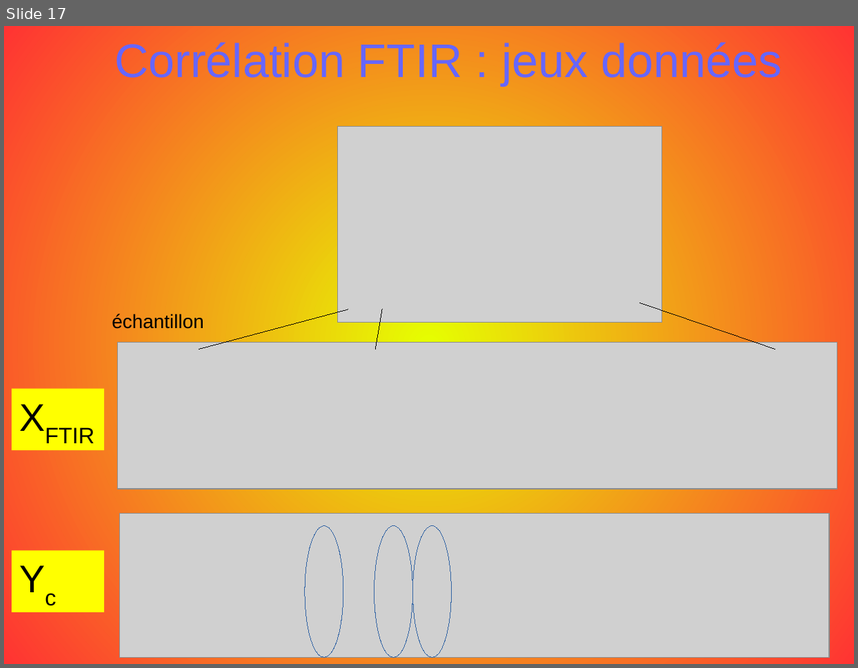
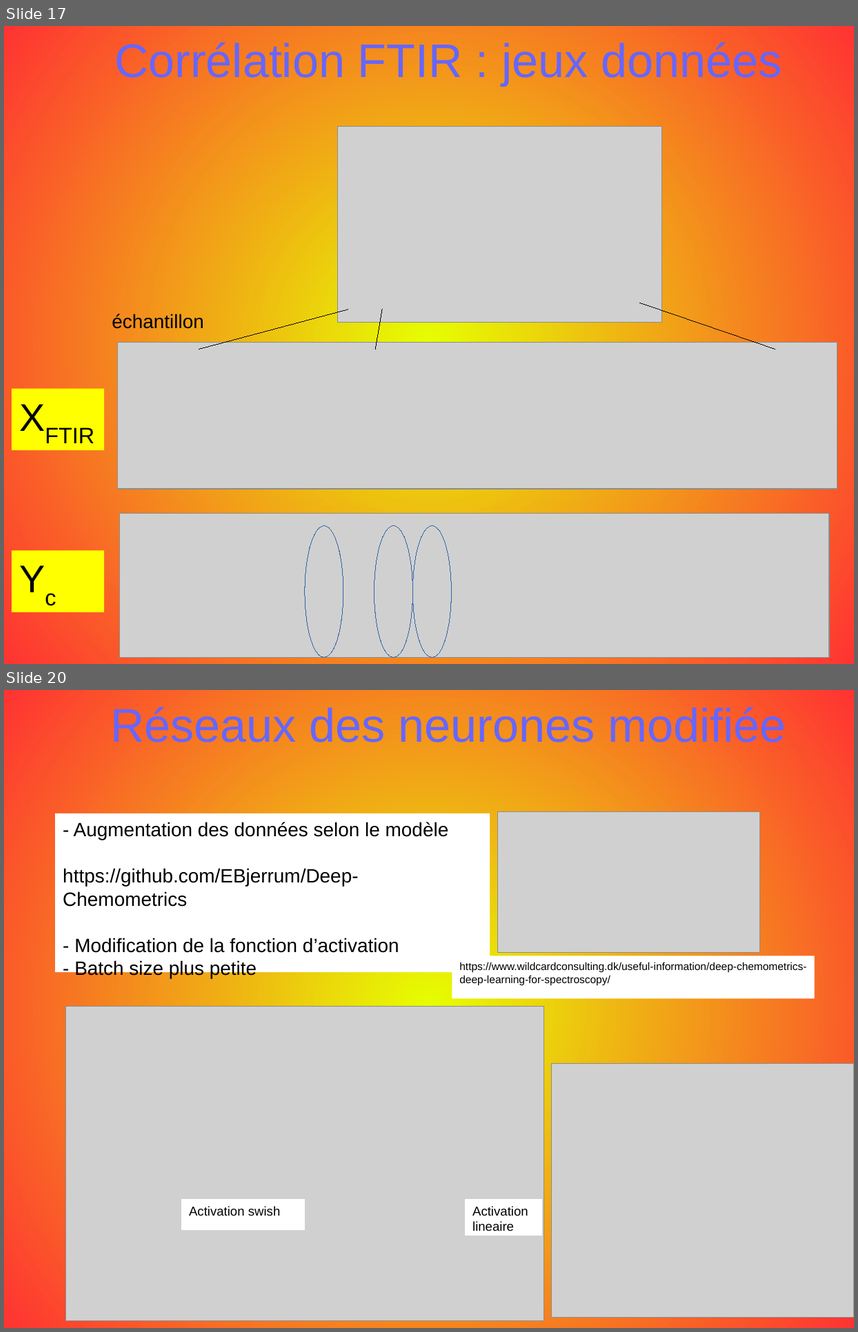
Before and after one commit to opsabarsec/African-soil-chemistry, a slide deck: documents/P7_presentation.odp. Shown one above the other, each under a label of ours: slide 17 before the commit, slides 17 and 20 after it; the slides between them are not shown. The pictures are 858x668 and 858x1332 pixels, drawn with LibreOffice and Linux fonts; fonts in the diff are those of the drawing; grey boxes stand for pictures. Boxes give left, top, right and bottom in pixels: in the first picture for what was removed or moved away, otherwise in the second. Text is boxed around its words. In the diff, an @@ line names an element or a change of style, - is before the commit and + after.

```diff
--- a/documents/P7_presentation.odp
+++ b/documents/P7_presentation.odp
@@ slide 20 added at (4, 690, 854, 1328), background gradient #E6FF00 to #FF3333 @@
@@ title added at (110, 707, 786, 742), 44 pt, text #6666FF @@
+Réseaux des neurones modifiée
@@ rectangle added at (55, 814, 490, 972), fill #FFFFFF, 18 pt, text #000000 @@
+- Augmentation des données selon le modèle
+https://github.com/EBjerrum/Deep-Chemometrics
+- Modification de la fonction d’activation
+- Batch size plus petite
@@ picture added at (497, 812, 760, 953) @@
@@ rectangle added at (452, 956, 815, 998), fill #FFFFFF, 10 pt, text #000000 @@
+https://www.wildcardconsulting.dk/useful-information/deep-chemometrics-deep-learning-for-spectroscopy/
@@ picture added at (65, 1006, 544, 1321) @@
@@ picture added at (552, 1063, 854, 1317) @@
@@ rectangle added at (181, 1199, 305, 1230), fill #FFFFFF, 12 pt, text #000000 @@
+Activation swish
@@ rectangle added at (466, 1199, 542, 1235), fill #FFFFFF, 12 pt, text #000000 @@
+Activation lineaire
```
Also in this commit, not shown: 1 slide changed, 2 other slides added, 1 slide removed, 3 other files.
